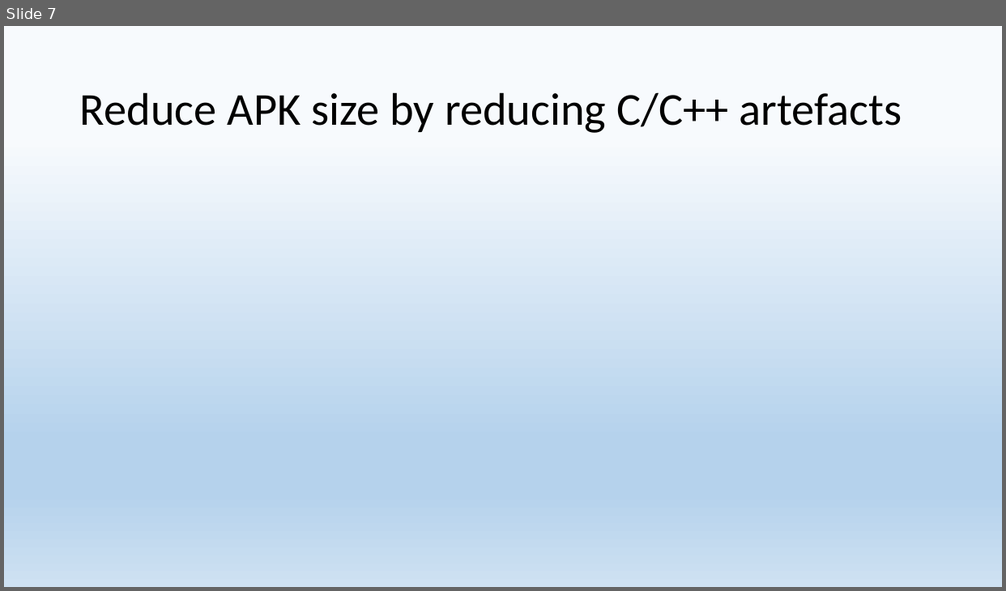
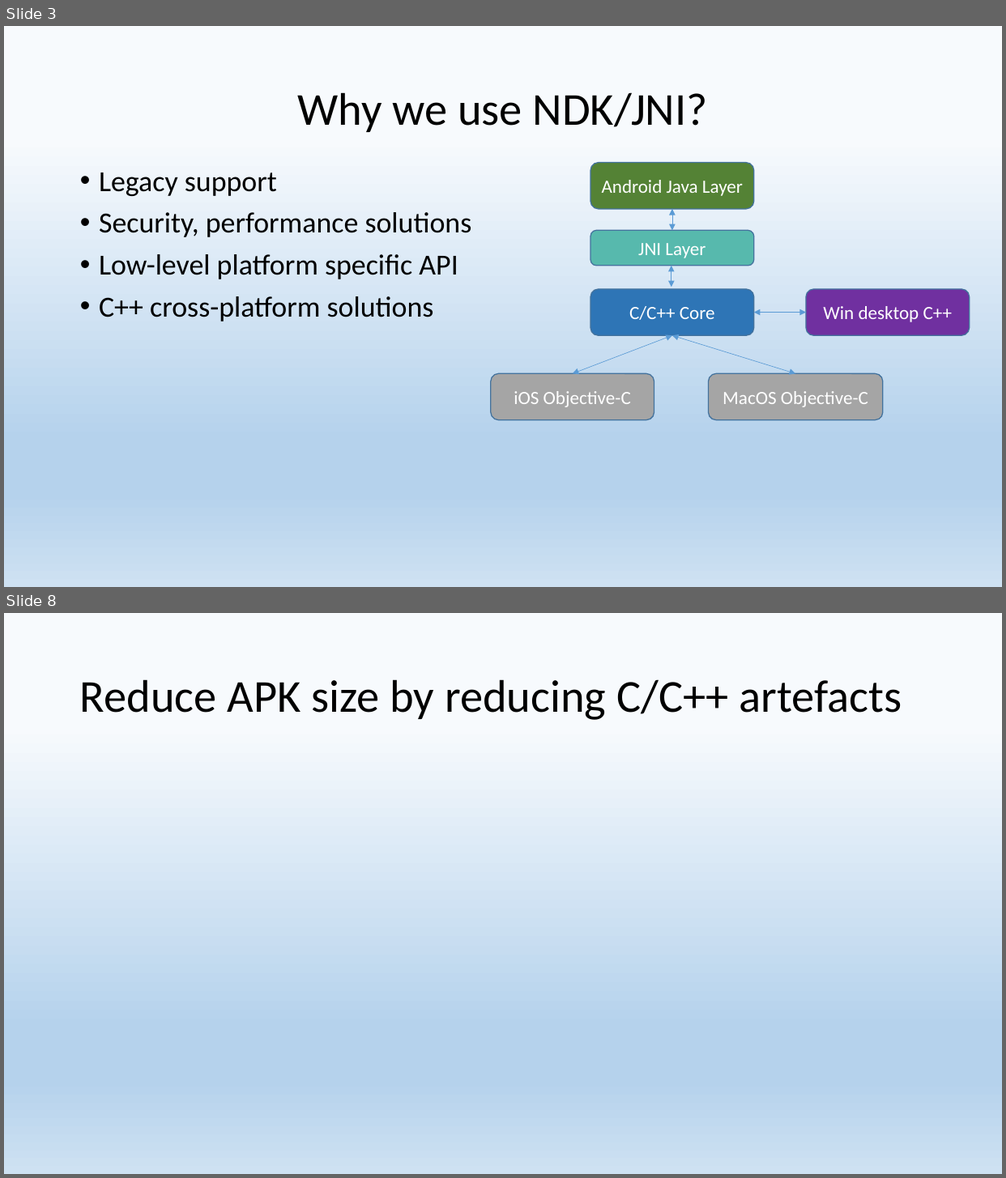
Before and after one commit to 9majka/NDK_presentation, a slide deck: NDK.pptx. Shown one above the other, each under a label of ours: slide 7 before the commit, slides 3 and 8 after it; the slides between them are not shown. The pictures are 1006x591 and 1006x1178 pixels, drawn with LibreOffice and Linux fonts; fonts in the diff are those of the drawing. Boxes give left, top, right and bottom in pixels: in the first picture for what was removed or moved away, otherwise in the second. Text is boxed around its words. In the diff, an @@ line names an element or a change of style, - is before the commit and + after.

```diff
--- a/NDK.pptx
+++ b/NDK.pptx
@@ slide 3 added at box(4, 26, 1002, 587), background gradient #F7FAFD to #B5D2EC to #CEE1F2 @@
@@ title added at box(297, 92, 708, 132), 44 pt, text #000000 @@
+Why we use NDK/JNI?
@@ rounded rectangle added at box(591, 162, 754, 209), fill #548235, outline #43739E 1 pt, 18 pt, text #FFFFFF @@
+Android Java Layer
@@ text added at box(99, 173, 472, 322), 28 pt, text #000000 @@
+• Legacy support
+• Security, performance solutions
+• Low-level platform specific API
+• C++ cross-platform solutions
@@ double arrow added from (672, 209) to (672, 230), #5B9BD5 0.5 pt @@
@@ rounded rectangle added at box(591, 230, 754, 266), fill #57B9AD, outline #43739E 1 pt, 18 pt, text #FFFFFF @@
+JNI Layer
@@ double arrow added from (671, 266) to (671, 288), #5B9BD5 0.5 pt @@
@@ rounded rectangle added at box(591, 289, 754, 336), fill #2E75B6, outline #43739E 1 pt, 18 pt, text #FFFFFF @@
+C/C++ Core
@@ rounded rectangle added at box(806, 289, 969, 336), fill #7030A0, outline #43739E 1 pt, 18 pt, text #FFFFFF @@
+Win desktop C++
@@ double arrow added from (754, 313) to (806, 313), #5B9BD5 0.5 pt @@
@@ double arrow added from (672, 336) to (572, 374), #5B9BD5 0.5 pt @@
@@ double arrow added from (672, 336) to (796, 374), #5B9BD5 0.5 pt @@
@@ rounded rectangle added at box(491, 374, 654, 420), fill #A5A5A5, outline #43739E 1 pt, 18 pt, text #FFFFFF @@
+iOS Objective-C
@@ rounded rectangle added at box(709, 374, 883, 420), fill #A5A5A5, outline #43739E 1 pt, 18 pt, text #FFFFFF @@
+MacOS Objective-C
@@ what was slide 7 is now slide 8 @@
```
Also in this commit, not shown: 5 slides changed, 1 other slide added, 1 slide removed, 10 other files.
